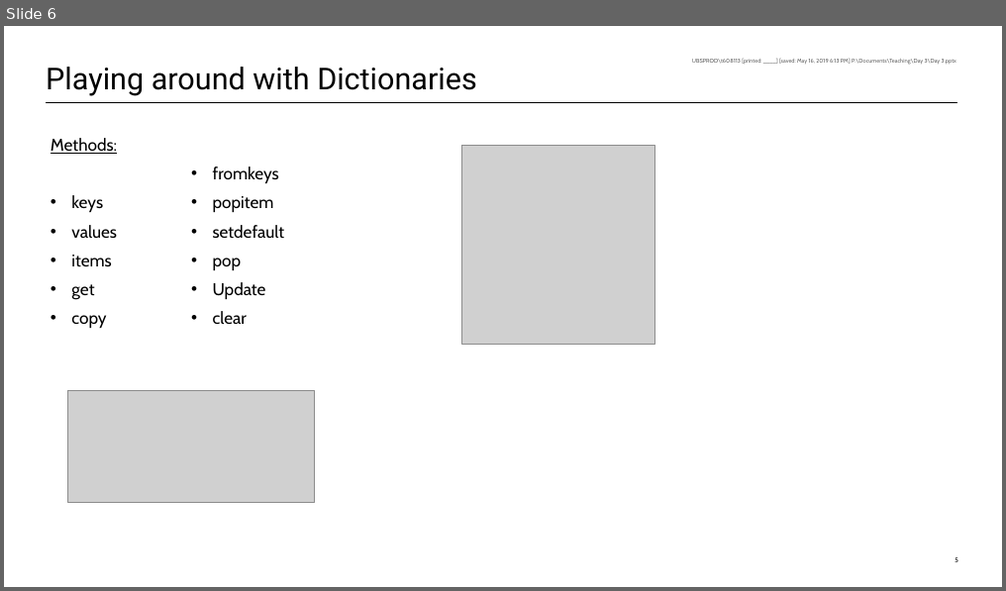
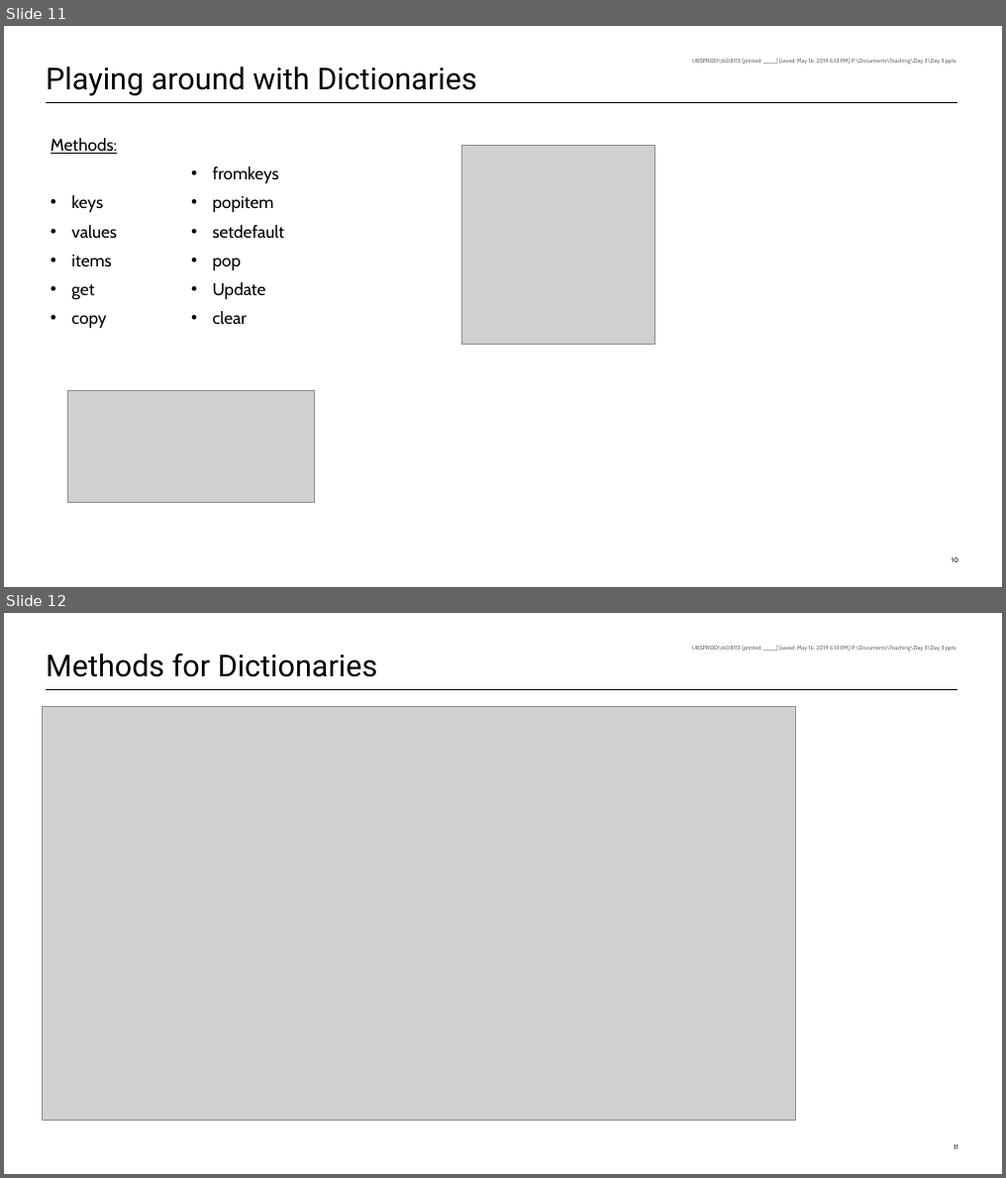
Before and after one commit to mazhewitt/python-training, a slide deck: Day 4/Day 4.pptx. Shown one above the other, each under a label of ours: slide 6 before the commit, slides 11 and 12 after it. The pictures are 1006x591 and 1006x1178 pixels, drawn with LibreOffice and Linux fonts; fonts in the diff are those of the drawing; grey boxes stand for pictures; background and template pictures are left out. Boxes give left, top, right and bottom in pixels: in the first picture for what was removed or moved away, otherwise in the second. Text is boxed around its words. In the diff, an @@ line names an element or a change of style, - is before the commit and + after.

```diff
--- a/Day 4/Day 4.pptx
+++ b/Day 4/Day 4.pptx
@@ slide 12 added at (4, 613, 1002, 1174), background #FFFFFF; not listed: 3 template elements that a slide beside it also shows @@
@@ title added at (46, 653, 378, 677), 32 pt, text #000000 @@
+Methods for Dictionaries
@@ picture added at (43, 707, 796, 1120) @@
@@ what was slide 6 is now slide 11 @@
@@ page number at (951, 558, 958, 563): text changed @@
-5
+10
```
Also in this commit, not shown: 2 slides changed, 5 other slides added, 2 slides removed.
